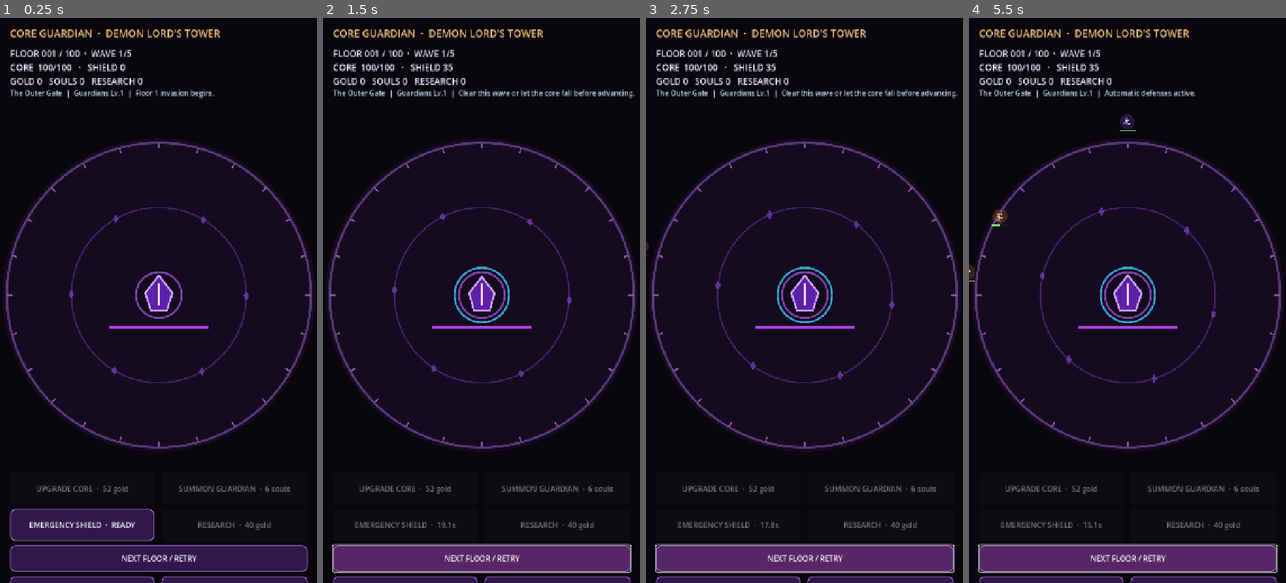
Above: before the commit, frames 1-4 (left to right).
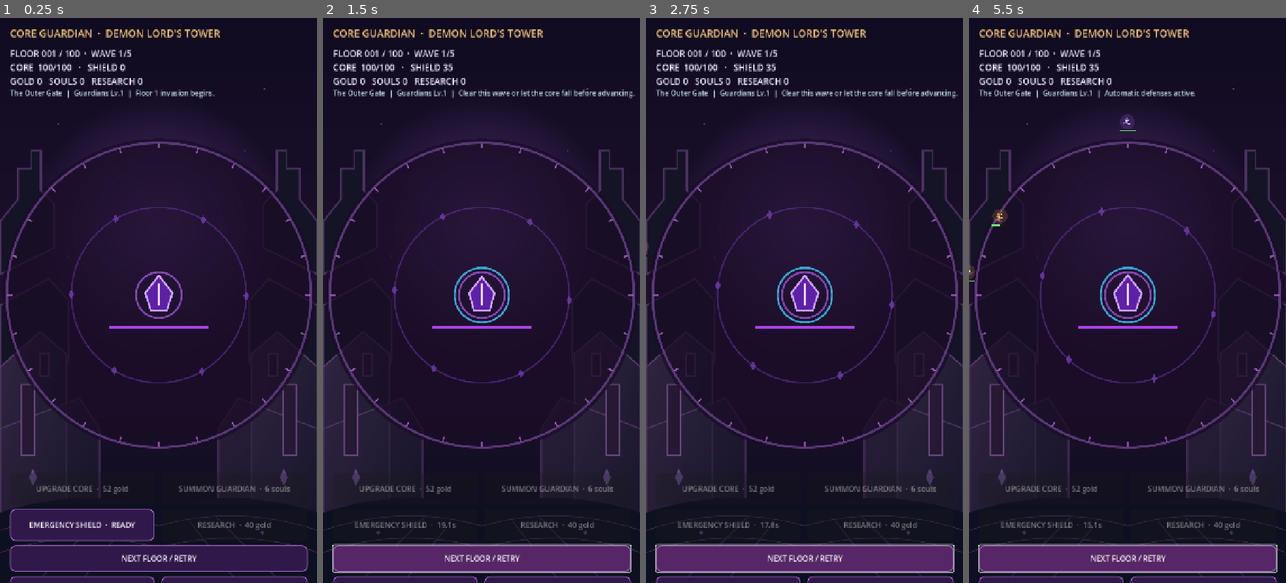
Above: after the commit, the same moments.

Repository: kage049754/Core-Guardian-Demon-Lord-s-Tower
Game: Godot game, scene res://scenes/main.tscn
The game is run twice, just before and just after one commit, with the same random seed, the same clock (stepped at 60 frames per second) and the same inputs.
Inputs:
- Up to frame 1 (0.25 s): no input
- Up to frame 2 (1.5 s): click "EMERGENCY SHIELD · READY" at 0.5 s; click "NEXT FLOOR / RETRY" at 1.25 s
- Up to frame 3 (2.75 s): click "NEXT FLOOR / RETRY" at 2 s
- Up to frame 4 (5.5 s): click "NEXT FLOOR / RETRY" at 2.75 s

The runs differ from the first frame. In frame 1, 20% of the frame differs, in the area x 0-100%, y 10-99%; in frame 2, 20%; in frame 3, 20%; in frame 4, 20%.

Commit message:
art: integrate original tower environment into battle rendering

Diff:
--- a/scripts/main.gd
+++ b/scripts/main.gd
@@ -17,6 +17,7 @@
 
 var rng := RandomNumberGenerator.new()
 var hero_atlas: Texture2D
+var background_art: Texture2D
 var floor_definitions: Array = []
 var guardian_definitions: Array = []
 var enemy_definitions: Array = []
@@ -60,6 +61,7 @@
 	rng.randomize()
 	screen_size = get_viewport_rect().size
 	hero_atlas = load("res://assets/characters/hero_atlas.svg")
+	background_art = load("res://assets/environments/outer_gate.svg")
 	_load_floor_content()
 	guardian_definitions = _load_content_array("res://content/guardians.json", "guardians")
 	enemy_definitions = _load_content_array("res://content/enemies.json", "archetypes")
@@ -450,6 +452,8 @@
 
 func _draw() -> void:
 	var viewport := get_viewport_rect().size
+	if background_art != null:
+		draw_texture_rect(background_art, Rect2(Vector2.ZERO, viewport), false, Color.WHITE)
 	var center := Vector2(viewport.x * 0.5, viewport.y * 0.49)
 	var outer_radius := minf(viewport.x * 0.46, viewport.y * 0.32)
 	draw_circle(center, outer_radius + 24, Color(0.10, 0.05, 0.15, 0.75))
